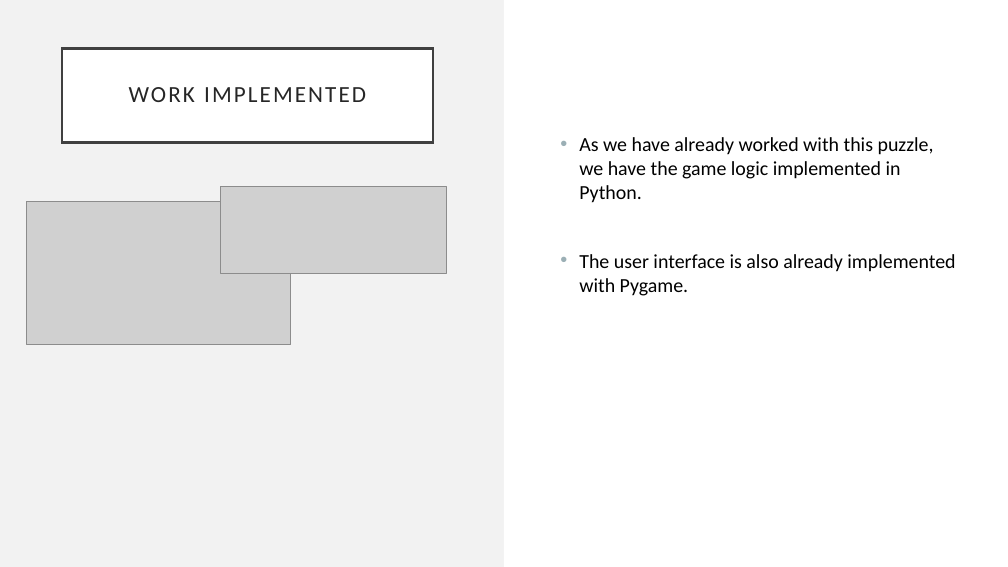
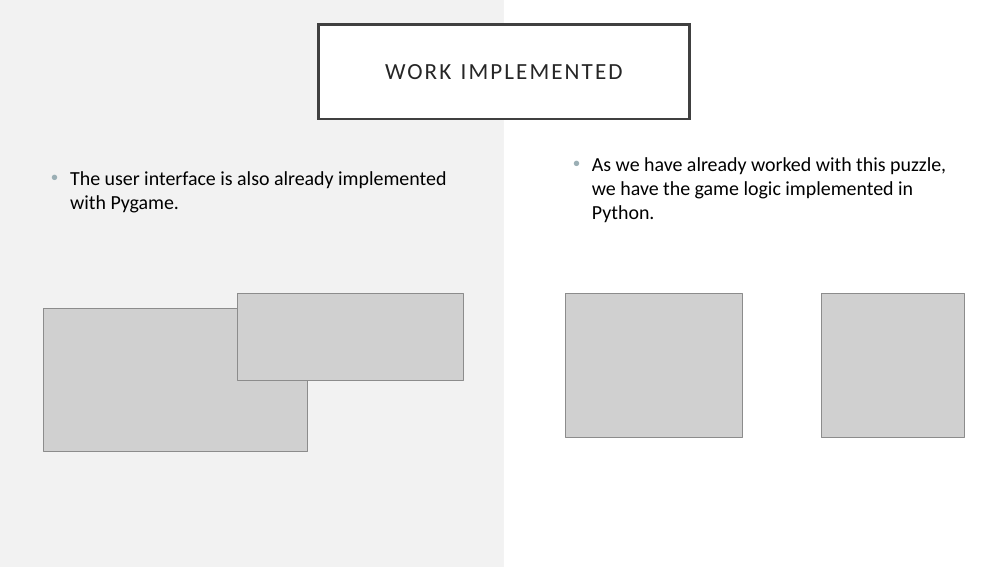
Before and after one commit to caroucintra/IART-PROJ2, a slide deck: slide 6 of docs/FirstCheckpoint.pptm. Drawn at 1008x567 pixels with LibreOffice and Linux fonts; fonts in the diff are those of the drawing; grey boxes stand for pictures. Boxes give left, top, right and bottom in pixels: in the first picture for what was removed or moved away, otherwise in the second. Text is boxed around its words. In the diff, an @@ line names an element or a change of style, - is before the commit and + after.

Commit message:
Checkpoint1 done me thinks

```diff
--- a/docs/FirstCheckpoint.pptm
+++ b/docs/FirstCheckpoint.pptm
@@ title "WORK IMPLEMENTED": place and size @@
-title "WORK IMPLEMENTED" at box(62, 48, 433, 143)
+title "WORK IMPLEMENTED" at box(318, 25, 690, 119)
@@ text at box(579, 137, 934, 203): paragraph removed @@
-• As we have already worked with this puzzle, we have the game logic implemented in Python.
@@ text "The user interface is also ...": place and size @@
-text "The user interface is also ..." at box(579, 137, 955, 296)
+text "The user interface is also ..." at box(70, 171, 446, 213)
@@ text added at box(592, 157, 946, 223), 19 pt, text #000000 @@
+• As we have already worked with this puzzle, we have the game logic implemented in Python.
@@ picture: place and size @@
-picture at box(221, 187, 447, 273)
+picture at box(237, 293, 464, 380)
@@ picture added at box(566, 293, 743, 437) @@
@@ picture added at box(821, 293, 964, 437) @@
@@ picture: place and size @@
-picture at box(26, 201, 290, 345)
+picture at box(44, 309, 308, 452)
```
